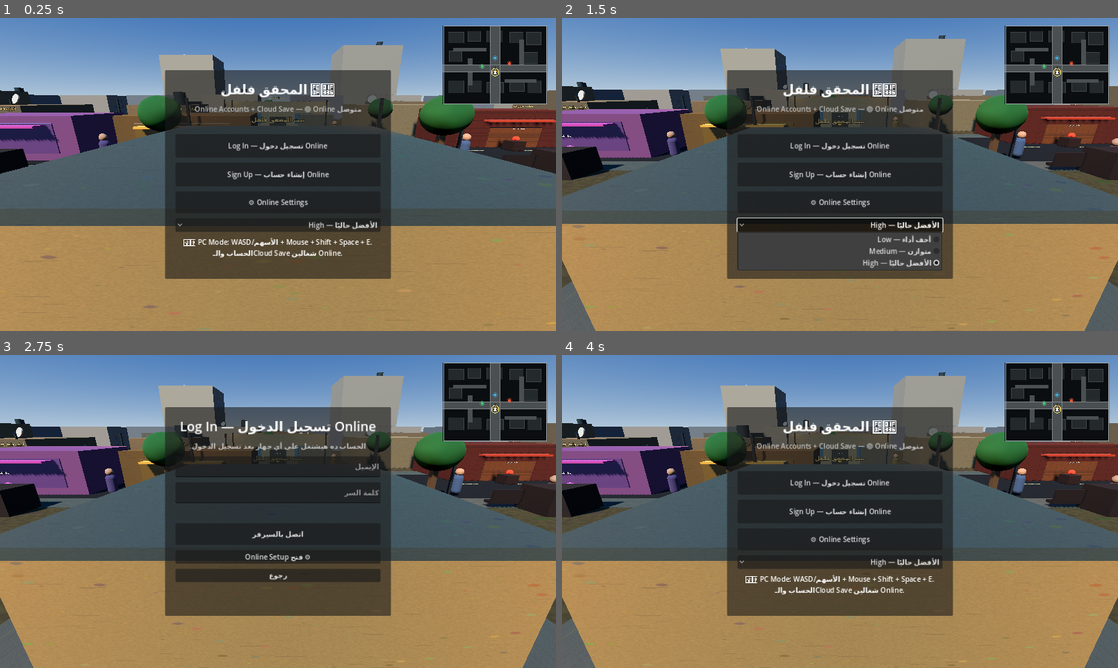
Above: before the commit, frames 1-4 (two rows, left to right).
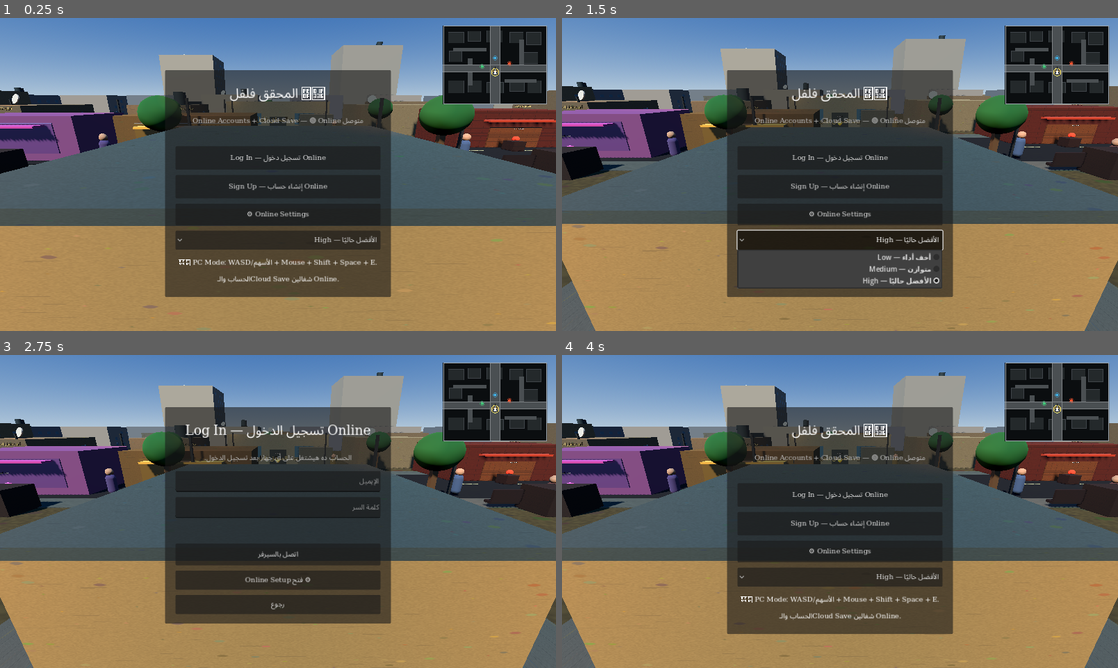
Above: after the commit, the same moments.

Repository: adammohamedsalaheldin65-hue/falfl-game
Game: Godot game, scene res://Main.tscn
Two runs of this game, one before a commit and one after it. Both use one fixed random seed, a clock stepped at 60 frames per second and the inputs below.
Inputs (mouse positions are in pixels of both pictures, inside the frame that each line leads up to):
- Up to frame 1 (0.25 s): no input
- Up to frame 2 (1.5 s): tap Enter at 0.5 s; move the mouse to (962, 158) at 0.52 s; hold D 0.53-1.25 s; hold Shift 0.53-1.25 s; click (962, 158) at 0.67 s; tap Space at 0.77 s; click "High — الأفضل حاليًا" at 1.25 s
- Up to frame 3 (2.75 s): click "Log In — تسجيل دخول Online" at 2 s
- Up to frame 4 (4 s): click "اتصل بالسيرفر" at 2.75 s; click "رجوع" at 3.5 s

The runs differ from the first frame. In frame 1, 7.5% of the frame differs, in the area x 0-96%, y 20-90%; in frame 2, 7.7%, in the area x 0-94%, y 20-90%; in frame 3, 6.5%; in frame 4, 7.6%.

Commit message:
Enable Arabic font fallback at startup

Diff:
--- a/project.godot
+++ b/project.godot
@@ -7,6 +7,9 @@
 config/name="المحقق فلفل"
 run/main_scene="res://Main.tscn"
 config/features=PackedStringArray("4.3")
+
+[autoload]
+ArabicFontFix="*res://scripts/ArabicFontFix.gd"
 
 [display]
 window/size/viewport_width=1280
